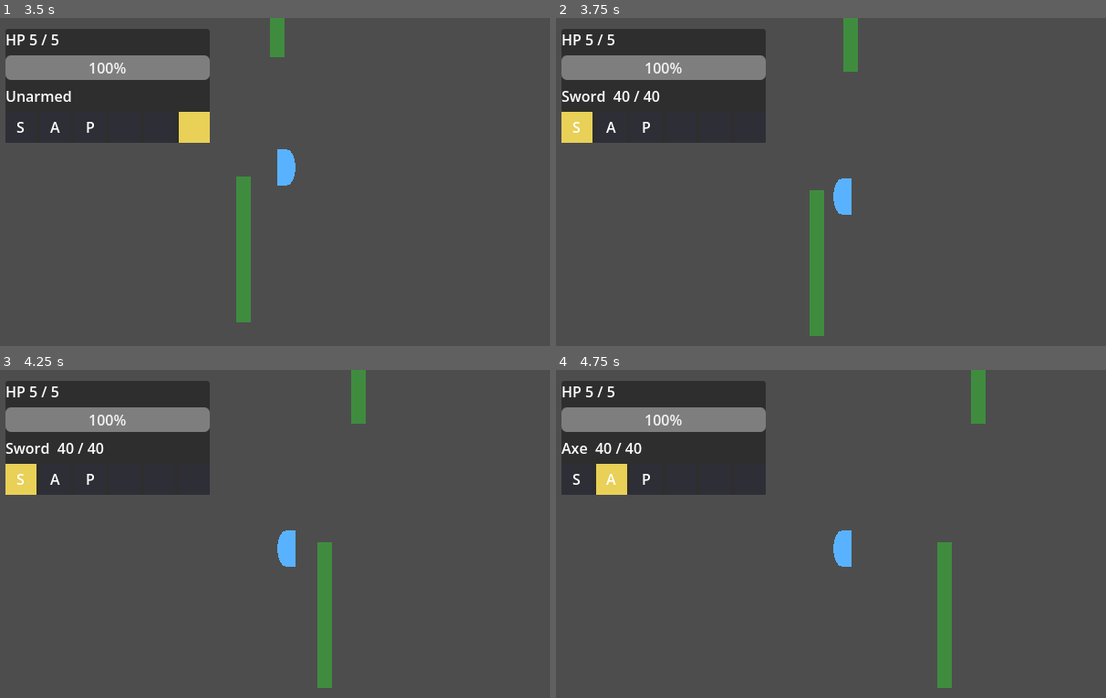
Above: before the commit, frames 1-4 (two rows, left to right).
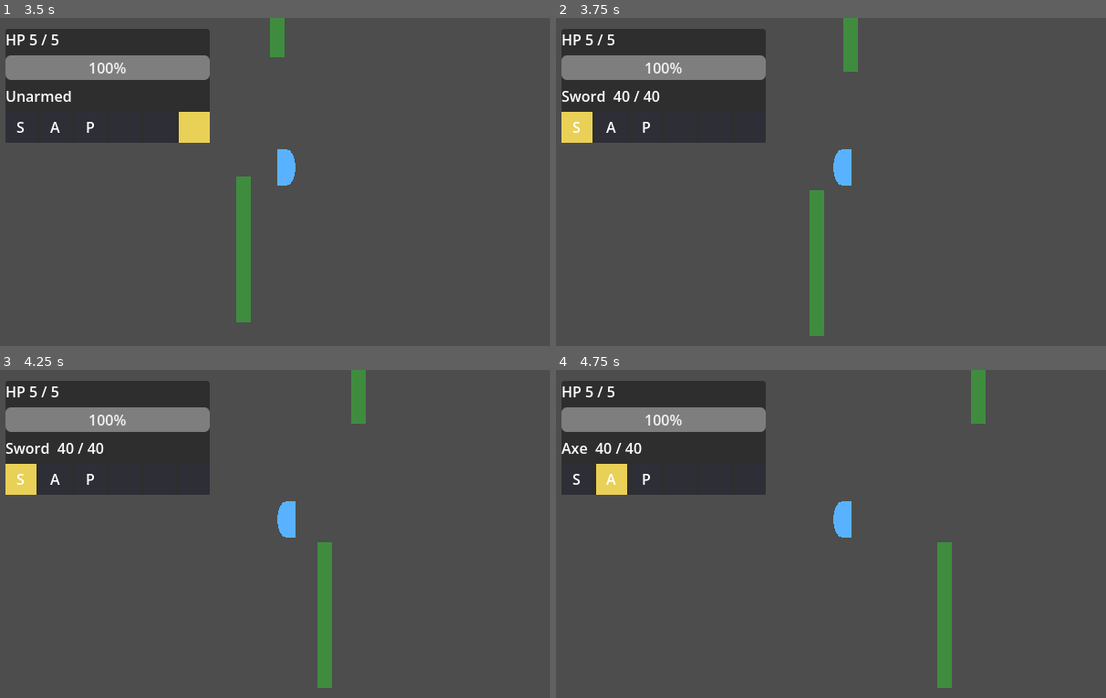
Above: after the commit, the same moments.

Repository: edgarsdzgz/kenslash
Game: Godot game, scene res://world/streaming_world.tscn
Same seed, same stepped clock (60 frames per second), same inputs: the game is played once before the commit and once after it.
Inputs (mouse positions are in pixels of both pictures, inside the frame that each line leads up to):
- Up to frame 1 (3.5 s): tap Enter at 0.5 s; move the mouse to (412, 165) at 0.52 s; hold D (move_right) 0.53-1.28 s; tap Space (attack) at 0.6, 1.35, 2.3, 3.05 s; click (412, 165) at 0.67 s; move the mouse to (170, 198) at 1.27 s; hold S (move_down) 1.28-2.03 s; move the mouse to (346, 109) at 2.02 s; hold D (move_right) 2.03-2.78 s; tap G (toggle_hotbar_unlock) at 2.1 s; move the mouse to (258, 247) at 2.77 s; hold W (move_up) from 2.78 s (still down); tap 0 (tool_0) at 2.85 s; click (258, 247) at 2.92 s
- Up to frame 2 (3.75 s): move the mouse to (1018, 231) at 3.52 s; release W (move_up) at 3.53 s; hold A (move_left) from 3.53 s (still down); tap 1 (tool_1) at 3.6 s
- Up to frame 3 (4.25 s): keep holding A (move_left); tap Space (attack) at 3.8 s
- Up to frame 4 (4.75 s): keep holding A (move_left); move the mouse to (666, 484) at 4.27 s; tap 2 (tool_2) at 4.35 s; tap Space (attack) at 4.55 s

Frame 1 is identical in both runs. In frame 2, 0.6% of the frame differs, in the area x 50-54%, y 40-60%; in frame 3, 0.6%; in frame 4, 0.6%.

Commit message:
fix: flip character body with scale.x, not rotation
Rotating the base-anchored D-shape 180deg also flipped it vertically, dropping the body ~one height down-screen on every left turn. Mirror horizontally with scale.x = +/-1 instead (y untouched). Player + enemy; tests + design note updated.

Diff:
--- a/enemy/enemy.gd
+++ b/enemy/enemy.gd
@@ -116,15 +116,17 @@
 	var dist: float = to_target.length()
 	if dist > 0.001:
 		_facing = to_target / dist
-	# The Body's D-shape is a LEFT/RIGHT FLIP, not a continuous rotation. _side_facing
-	# only updates when the target has an x offset -- directly-above/below alignment
-	# leaves it untouched, so the body never flips on vertical-only alignment. _facing
-	# (full direction, used to aim the attack hitbox) still updates above, unchanged.
+	# The Body's D-shape is a LEFT/RIGHT FLIP via scale.x = +/-1 (a true horizontal
+	# mirror). NOT rotation: a 180deg rotation flips the base-anchored polygon
+	# vertically too, shifting it down-screen. _side_facing only updates when the
+	# target has an x offset -- directly-above/below alignment leaves it untouched, so
+	# the body never flips on vertical-only alignment. _facing (full direction, used to
+	# aim the attack hitbox) still updates above, unchanged.
 	if _facing.x > 0.0:
 		_side_facing = 1
 	elif _facing.x < 0.0:
 		_side_facing = -1
-	_body.rotation = 0.0 if _side_facing >= 0 else PI
+	_body.scale.x = float(_side_facing)
 
 	match _state:
 		State.IDLE:
--- a/player/player.gd
+++ b/player/player.gd
@@ -351,16 +351,18 @@
 	else:
 		_move_velocity = _move_velocity.move_toward(Vector2.ZERO, friction * delta)
 
-	# The Body's D-shape is a LEFT/RIGHT FLIP, not a continuous rotation (a thin 0.5x1
-	# body spinning through 8 directions would visually lay sideways). side_facing only
-	# updates when there is an x component -- a pure up/down press leaves it untouched,
-	# so the body never flips on vertical-only movement. `facing` (full direction, used
-	# for sword aim) still updates from every non-zero input above, unchanged.
+	# The Body's D-shape is a LEFT/RIGHT FLIP via scale.x = +/-1 (a true horizontal
+	# mirror around the vertical axis). NOT rotation: a 180deg rotation flips the
+	# base-anchored polygon vertically too, dropping the shape down the screen.
+	# side_facing only updates when there is an x component -- a pure up/down press
+	# leaves it untouched, so the body never flips on vertical-only movement.
+	# `facing` (full direction, used for sword aim) still updates from every non-zero
+	# input above, unchanged.
 	if input.move.x > 0.0:
 		side_facing = 1
 	elif input.move.x < 0.0:
 		side_facing = -1
-	_body.rotation = 0.0 if side_facing >= 0 else PI
+	_body.scale.x = float(side_facing)
 
 	# Controlled movement plus a decaying knockback impulse (also the lunge slide).
 	velocity = _move_velocity + _knockback
--- a/tests/test_durability_tools.gd
+++ b/tests/test_durability_tools.gd
@@ -204,15 +204,15 @@
 	drive.move = Vector2.RIGHT
 	player.input_override = drive
 	await ctx.tree.physics_frame
-	ctx.check(player.side_facing == 1 and is_equal_approx(player._body.rotation, 0.0),
-		"facing right sets side_facing=1, Body unrotated",
-		"facing right did not set side_facing/rotation correctly (side_facing=" + str(player.side_facing) + " rot=" + str(player._body.rotation) + ")")
+	ctx.check(player.side_facing == 1 and is_equal_approx(player._body.scale.x, 1.0),
+		"facing right sets side_facing=1, Body scale.x=+1 (unflipped)",
+		"facing right did not set side_facing/scale correctly (side_facing=" + str(player.side_facing) + " scale.x=" + str(player._body.scale.x) + ")")
 
 	drive.move = Vector2.LEFT
 	await ctx.tree.physics_frame
-	ctx.check(player.side_facing == -1 and is_equal_approx(player._body.rotation, PI),
-		"facing left sets side_facing=-1, Body rotated PI (flipped)",
-		"facing left did not set side_facing/rotation correctly (side_facing=" + str(player.side_facing) + " rot=" + str(player._body.rotation) + ")")
+	ctx.check(player.side_facing == -1 and is_equal_approx(player._body.scale.x, -1.0),
+		"facing left sets side_facing=-1, Body scale.x=-1 (horizontally mirrored, no y shift)",
+		"facing left did not set side_facing/scale correctly (side_facing=" + str(player.side_facing) + " scale.x=" + str(player._body.scale.x) + ")")
 
 	# Pure UP: aim (`facing`) must track it, but side_facing/Body must NOT change.
 	drive.move = Vector2.UP
@@ -220,9 +220,9 @@
 	ctx.check(player.facing == Vector2.UP,
 		"pure UP still updates sword aim (facing == UP)",
 		"pure UP did not update aim (facing=" + str(player.facing) + ")")
-	ctx.check(player.side_facing == -1 and is_equal_approx(player._body.rotation, PI),
-		"pure UP left side_facing/Body unchanged (still left)",
-		"pure UP wrongly changed side_facing/rotation (side_facing=" + str(player.side_facing) + " rot=" + str(player._body.rotation) + ")")
+	ctx.check(player.side_facing == -1 and is_equal_approx(player._body.scale.x, -1.0),
+		"pure UP left side_facing/Body unchanged (still mirrored left)",
+		"pure UP wrongly changed side_facing/scale (side_facing=" + str(player.side_facing) + " scale.x=" + str(player._body.scale.x) + ")")
 
 	# Pure DOWN: same guarantee, still holding "left" from before.
 	drive.move = Vector2.DOWN
@@ -230,16 +230,16 @@
 	ctx.check(player.facing == Vector2.DOWN,
 		"pure DOWN still updates sword aim (facing == DOWN)",
 		"pure DOWN did not update aim (facing=" + str(player.facing) + ")")
-	ctx.check(player.side_facing == -1 and is_equal_approx(player._body.rotation, PI),
-		"pure DOWN left side_facing/Body unchanged (still left)",
-		"pure DOWN wrongly changed side_facing/rotation (side_facing=" + str(player.side_facing) + " rot=" + str(player._body.rotation) + ")")
+	ctx.check(player.side_facing == -1 and is_equal_approx(player._body.scale.x, -1.0),
+		"pure DOWN left side_facing/Body unchanged (still mirrored left)",
+		"pure DOWN wrongly changed side_facing/scale (side_facing=" + str(player.side_facing) + " scale.x=" + str(player._body.scale.x) + ")")
 
 	# Diagonal (up-right): has an x component, so it DOES flip side_facing to right.
 	drive.move = Vector2(1, -1).normalized()
 	await ctx.tree.physics_frame
-	ctx.check(player.side_facing == 1 and is_equal_approx(player._body.rotation, 0.0),
+	ctx.check(player.side_facing == 1 and is_equal_approx(player._body.scale.x, 1.0),
 		"diagonal up-right flips side_facing to 1 (has an x component)",
-		"diagonal up-right did not flip side_facing (side_facing=" + str(player.side_facing) + " rot=" + str(player._body.rotation) + ")")
+		"diagonal up-right did not flip side_facing (side_facing=" + str(player.side_facing) + " scale.x=" + str(player._body.scale.x) + ")")
 
 	player.input_override = null  # release the seam back to real input
 
Not shown, changed: design-world-scale.md
